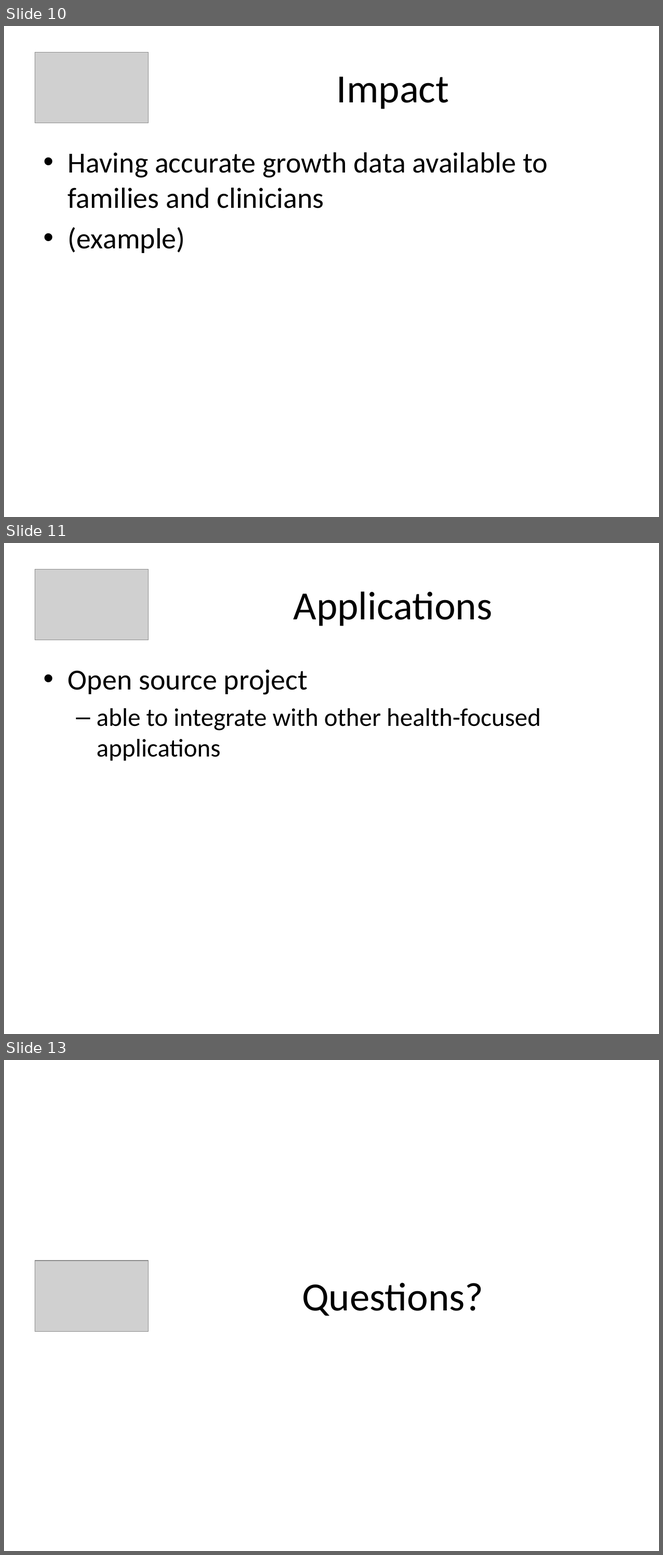
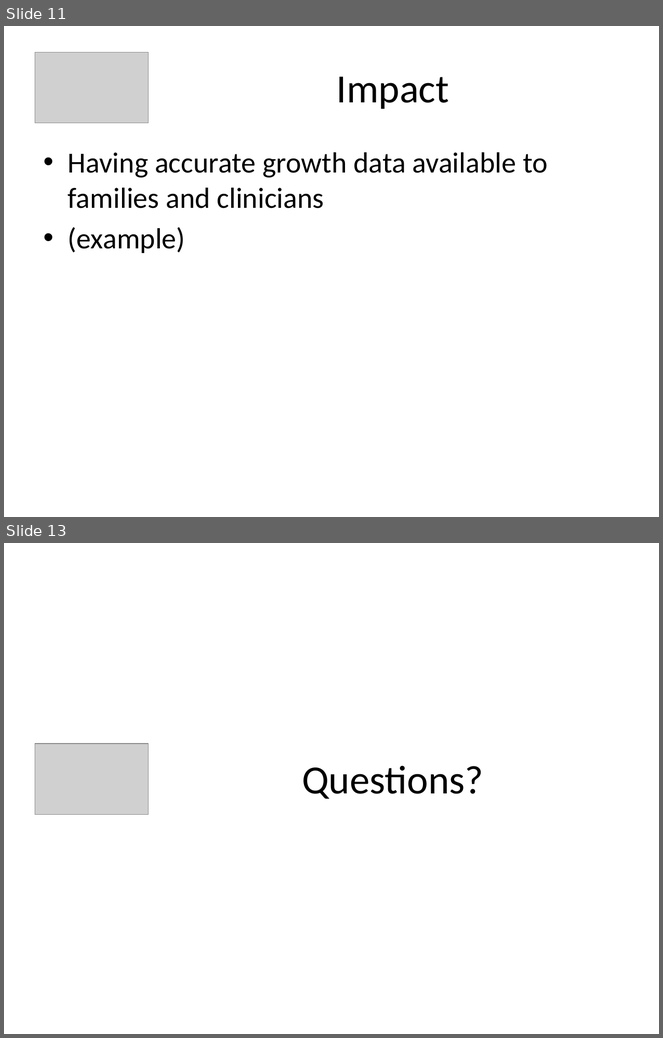
Before and after one commit to amanji/growthplot, a slide deck: PowerPoint Presentation/GrowthPlot_Presentation.pptx. Shown one above the other, each under a label of ours: slides 10, 11 and 13 before the commit, slides 11 and 13 after it; the slides between them are not shown. The pictures are 663x1555 and 663x1038 pixels, drawn with LibreOffice and Linux fonts; fonts in the diff are those of the drawing; grey boxes stand for pictures. Boxes give left, top, right and bottom in pixels: in the first picture for what was removed or moved away, otherwise in the second. Text is boxed around its words. In the diff, an @@ line names an element or a change of style, - is before the commit and + after.

```diff
--- a/PowerPoint Presentation/GrowthPlot_Presentation.pptx
+++ b/PowerPoint Presentation/GrowthPlot_Presentation.pptx
@@ slide 11 removed at (4,543,659,1034), background #FFFFFF @@
@@ picture removed at (35,569,148,640) @@
@@ title removed at (294,591,493,626) @@
-Applications
@@ text removed at (68,669,541,761) @@
-• Open source project
-  – able to integrate with other health-focused applications
@@ what was slide 10 is now slide 11 @@
```
Also in this commit, not shown: 3 slides changed, 3 slides added, 2 other slides removed.
